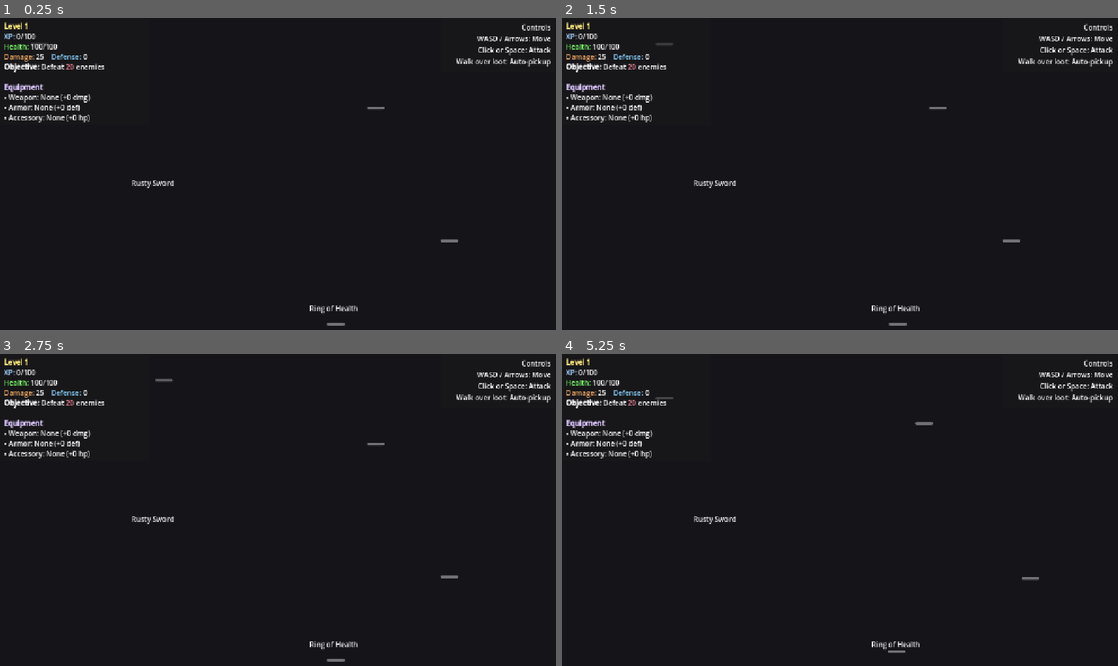
Above: before the commit, frames 1-4 (two rows, left to right).
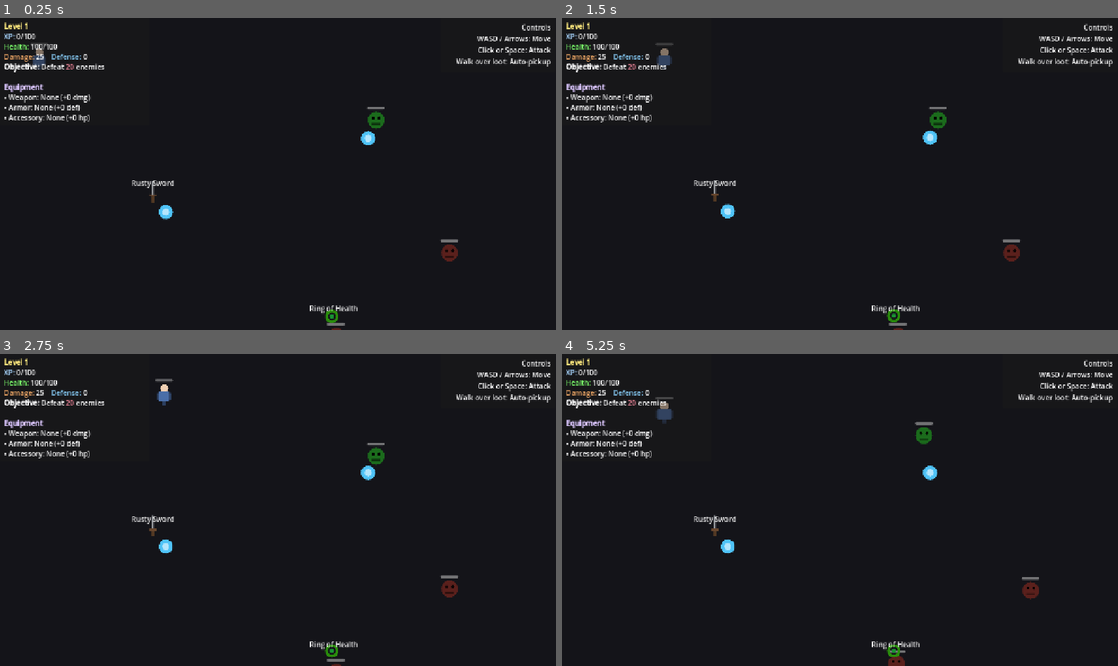
Above: after the commit, the same moments.

Repository: thegoatleroyjenkins/arpg-game
Game: Godot game, scene res://main.tscn
The game is run twice, just before and just after one commit, with the same random seed, the same clock (stepped at 60 frames per second) and the same inputs. This scene is started directly instead of the project's main scene.
Inputs (mouse positions are in pixels of both pictures, inside the frame that each line leads up to):
- Up to frame 1 (0.25 s): no input
- Up to frame 2 (1.5 s): tap Enter (ui_accept) at 0.5 s; move the mouse to (962, 155) at 0.52 s; press the mouse at (962, 155) at 0.53 s; hold D (move_right) 0.53-1.25 s; tap Space (jump) at 0.77 s; release the mouse at (962, 155) at 1.25 s; drag from (728, 186) to (662, 55) at 1.27 s
- Up to frame 3 (2.75 s): move the mouse to (333, 438) at 2.02 s; hold D (move_right) from 2.03 s (still down); tap Q (dash) at 2.1 s
- Up to frame 4 (5.25 s): release D (move_right) at 2.75 s; drag from (812, 569) to (1012, 588) at 2.77 s; move the mouse to (1006, 553) at 3.52 s; press the mouse at (1006, 553) at 3.53 s; hold A (move_left) 3.53-4.25 s; tap Space (jump) at 3.77 s; release the mouse at (1006, 553) at 4.25 s; drag from (667, 460) to (728, 547) at 4.27 s; move the mouse to (867, 506) at 5.02 s; hold S (move_down) from 5.03 s (still down); tap Q (dash) at 5.1 s; click (867, 506) at 5.17 s

The runs differ from the first frame. In frame 1, 0.7% of the frame differs, in the area x 5-83%, y 9-100%; in frame 2, 0.7%; in frame 3, 0.7%; in frame 4, 0.8%, in the area x 17-86%, y 15-100%.

Commit message:
Generate and wire placeholder art textures for core 2D assets

Diff:
--- a/enemy.tscn
+++ b/enemy.tscn
@@ -1,6 +1,7 @@
-[gd_scene load_steps=4 format=3 uid="uid://enemy_scene"]
+[gd_scene load_steps=5 format=3 uid="uid://enemy_scene"]
 
 [ext_resource type="Script" path="res://enemy.gd" id="1_enemy"]
+[ext_resource type="Texture2D" path="res://assets/placeholders/enemy_goblin.png" id="2_enemy_tex"]
 
 [sub_resource type="CircleShape2D" id="CircleShape2D_body"]
 radius = 15.0
@@ -13,6 +14,7 @@
 enemy_type = 0
 
 [node name="Sprite2D" type="Sprite2D" parent="."]
+texture = ExtResource("2_enemy_tex")
 modulate = Color(1, 0.3, 0.3, 1)
 
 [node name="CollisionShape2D" type="CollisionShape2D" parent="."]
--- a/equipment.gd
+++ b/equipment.gd
@@ -3,6 +3,10 @@
 extends Area2D
 
 enum EquipmentType { WEAPON, ARMOR, ACCESSORY }
+
+const TEX_WEAPON := preload("res://assets/placeholders/equipment_weapon.png")
+const TEX_ARMOR := preload("res://assets/placeholders/equipment_armor.png")
+const TEX_ACCESSORY := preload("res://assets/placeholders/equipment_accessory.png")
 
 @export var equipment_type: EquipmentType = EquipmentType.WEAPON
 @export var item_name: String = "Iron Sword"
@@ -16,6 +20,20 @@
 @onready var label = $Label
 
 func _ready():
+	match equipment_type:
+		EquipmentType.WEAPON:
+			sprite.texture = TEX_WEAPON
+			if sprite.modulate == Color.WHITE:
+				sprite.modulate = Color(0.85, 0.85, 0.95)
+		EquipmentType.ARMOR:
+			sprite.texture = TEX_ARMOR
+			if sprite.modulate == Color.WHITE:
+				sprite.modulate = Color(0.75, 0.88, 1.0)
+		EquipmentType.ACCESSORY:
+			sprite.texture = TEX_ACCESSORY
+			if sprite.modulate == Color.WHITE:
+				sprite.modulate = Color(1.0, 0.9, 0.45)
+
 	# Add floating animation
 	var tween = create_tween().set_loops()
 	tween.tween_property(sprite, "position:y", -5, 1.0).set_trans(Tween.TRANS_SINE)
--- a/item.gd
+++ b/item.gd
@@ -1,4 +1,7 @@
 extends Area2D
+
+const TEX_HEALTH := preload("res://assets/placeholders/item_health_potion.png")
+const TEX_XP := preload("res://assets/placeholders/item_xp_orb.png")
 
 @export var item_type: String = "health_potion"
 @export var value: int = 25
@@ -7,6 +10,14 @@
 @onready var collision = $CollisionShape2D
 
 func _ready():
+	match item_type:
+		"xp_orb":
+			sprite.texture = TEX_XP
+			sprite.modulate = Color.WHITE
+		_:
+			sprite.texture = TEX_HEALTH
+			sprite.modulate = Color.WHITE
+
 	# Add floating animation
 	var tween = create_tween().set_loops()
 	tween.tween_property(sprite, "position:y", -5, 1.0).set_trans(Tween.TRANS_SINE)
--- a/player.tscn
+++ b/player.tscn
@@ -1,6 +1,7 @@
-[gd_scene load_steps=4 format=3 uid="uid://player_scene"]
+[gd_scene load_steps=5 format=3 uid="uid://player_scene"]
 
 [ext_resource type="Script" path="res://player.gd" id="1_player"]
+[ext_resource type="Texture2D" path="res://assets/placeholders/player_knight.png" id="2_player_tex"]
 
 [sub_resource type="CircleShape2D" id="CircleShape2D_player"]
 radius = 14.0
@@ -12,7 +13,8 @@
 script = ExtResource("1_player")
 
 [node name="Sprite2D" type="Sprite2D" parent="."]
-modulate = Color(0.3, 0.6, 1, 1)
+texture = ExtResource("2_player_tex")
+modulate = Color(1, 1, 1, 1)
 
 [node name="CollisionShape2D" type="CollisionShape2D" parent="."]
 shape = SubResource("CircleShape2D_player")
--- /dev/null
+++ b/tools/generate_placeholder_textures.gd
@@ -0,0 +1,91 @@
+extends SceneTree
+
+const OUT_DIR := "res://assets/placeholders"
+const SIZE := 64
+
+func _init() -> void:
+	DirAccess.make_dir_recursive_absolute(OUT_DIR)
+	_save_enemy_texture()
+	_save_player_texture()
+	_save_item_health_texture()
+	_save_item_xp_texture()
+	_save_equipment_weapon_texture()
+	_save_equipment_armor_texture()
+	_save_equipment_accessory_texture()
+	print("[placeholder-art] Generated placeholder textures in %s" % OUT_DIR)
+	quit()
+
+func _new_image() -> Image:
+	var img := Image.create(SIZE, SIZE, false, Image.FORMAT_RGBA8)
+	img.fill(Color(0, 0, 0, 0))
+	return img
+
+func _draw_circle(img: Image, cx: int, cy: int, radius: int, color: Color) -> void:
+	for y in range(cy - radius, cy + radius + 1):
+		if y < 0 or y >= SIZE:
+			continue
+		for x in range(cx - radius, cx + radius + 1):
+			if x < 0 or x >= SIZE:
+				continue
+			var dx := x - cx
+			var dy := y - cy
+			if dx * dx + dy * dy <= radius * radius:
+				img.set_pixel(x, y, color)
+
+func _draw_rect(img: Image, x0: int, y0: int, x1: int, y1: int, color: Color) -> void:
+	for y in range(max(0, y0), min(SIZE, y1)):
+		for x in range(max(0, x0), min(SIZE, x1)):
+			img.set_pixel(x, y, color)
+
+func _save(img: Image, filename: String) -> void:
+	img.save_png("%s/%s" % [OUT_DIR, filename])
+
+func _save_enemy_texture() -> void:
+	var img := _new_image()
+	_draw_circle(img, 32, 34, 19, Color("#5A6B5E"))
+	_draw_circle(img, 25, 29, 3, Color.BLACK)
+	_draw_circle(img, 39, 29, 3, Color.BLACK)
+	_draw_rect(img, 22, 41, 42, 45, Color("#2A322C"))
+	_save(img, "enemy_goblin.png")
+
+func _save_player_texture() -> void:
+	var img := _new_image()
+	_draw_circle(img, 32, 22, 9, Color("#F1D0B3"))
+	_draw_rect(img, 20, 29, 44, 52, Color("#4A6EA8"))
+	_draw_rect(img, 16, 33, 20, 50, Color("#2B3E5F"))
+	_draw_rect(img, 44, 33, 48, 50, Color("#2B3E5F"))
+	_draw_rect(img, 28, 52, 36, 62, Color("#2B3E5F"))
+	_save(img, "player_knight.png")
+
+func _save_item_health_texture() -> void:
+	var img := _new_image()
+	_draw_circle(img, 32, 36, 14, Color("#C0392B"))
+	_draw_rect(img, 28, 18, 36, 27, Color("#EAECEE"))
+	_draw_rect(img, 23, 31, 41, 41, Color("#FFFFFF"))
+	_save(img, "item_health_potion.png")
+
+func _save_item_xp_texture() -> void:
+	var img := _new_image()
+	_draw_circle(img, 32, 34, 16, Color("#4FC3F7"))
+	_draw_circle(img, 32, 34, 8, Color("#B3E5FC"))
+	_save(img, "item_xp_orb.png")
+
+func _save_equipment_weapon_texture() -> void:
+	var img := _new_image()
+	_draw_rect(img, 30, 10, 34, 46, Color("#C8CCD1"))
+	_draw_rect(img, 24, 40, 40, 44, Color("#8B5E3C"))
+	_draw_rect(img, 29, 44, 35, 58, Color("#6E4B2F"))
+	_save(img, "equipment_weapon.png")
+
+func _save_equipment_armor_texture() -> void:
+	var img := _new_image()
+	_draw_rect(img, 18, 18, 46, 50, Color("#7F8C8D"))
+	_draw_rect(img, 24, 24, 40, 44, Color("#AAB7B8"))
+	_save(img, "equipment_armor.png")
+
+func _save_equipment_accessory_texture() -> void:
+	var img := _new_image()
+	_draw_circle(img, 32, 32, 15, Color("#D4AF37"))
+	_draw_circle(img, 32, 32, 9, Color(0, 0, 0, 0))
+	_draw_circle(img, 32, 32, 5, Color("#7AB7FF"))
+	_save(img, "equipment_accessory.png")
Binary file added: assets/placeholders/enemy_goblin.png
Binary file added: assets/placeholders/equipment_accessory.png
Binary file added: assets/placeholders/equipment_armor.png
Binary file added: assets/placeholders/equipment_weapon.png
Binary file added: assets/placeholders/item_health_potion.png
Binary file added: assets/placeholders/item_xp_orb.png
Binary file added: assets/placeholders/player_knight.png
